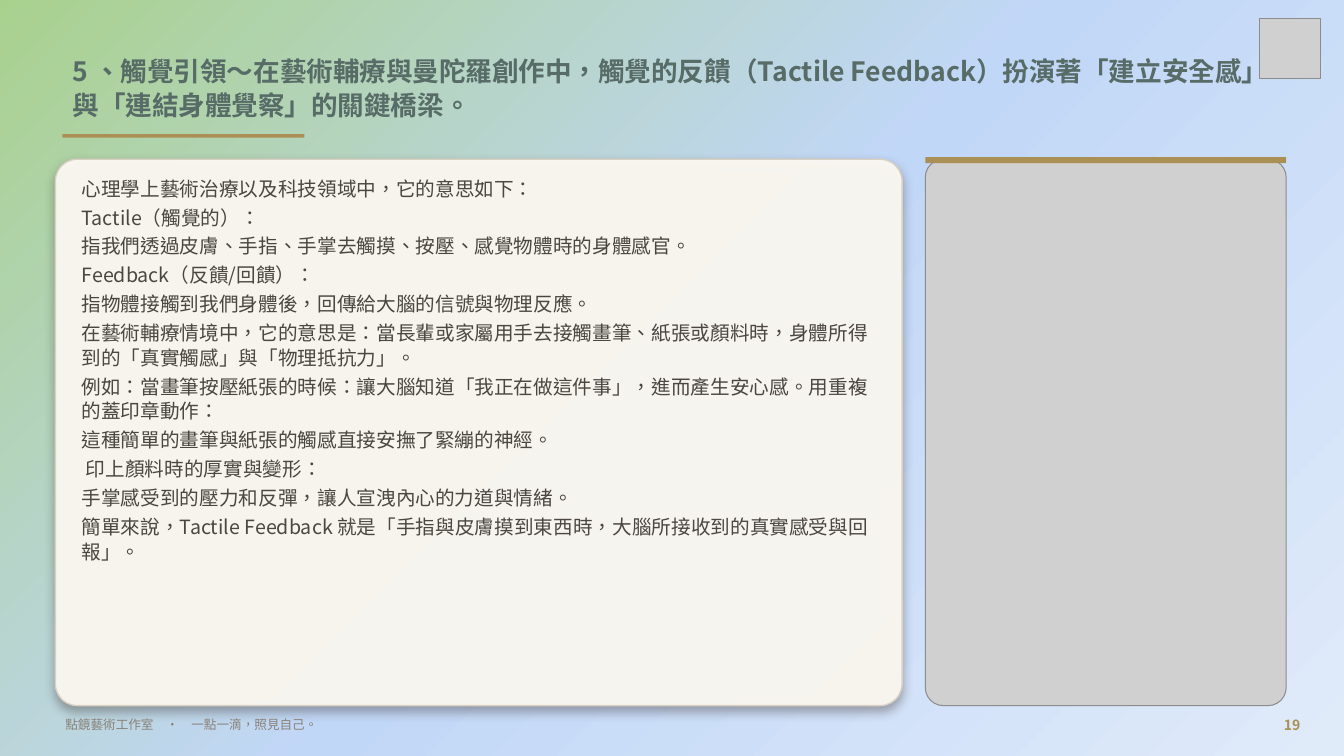
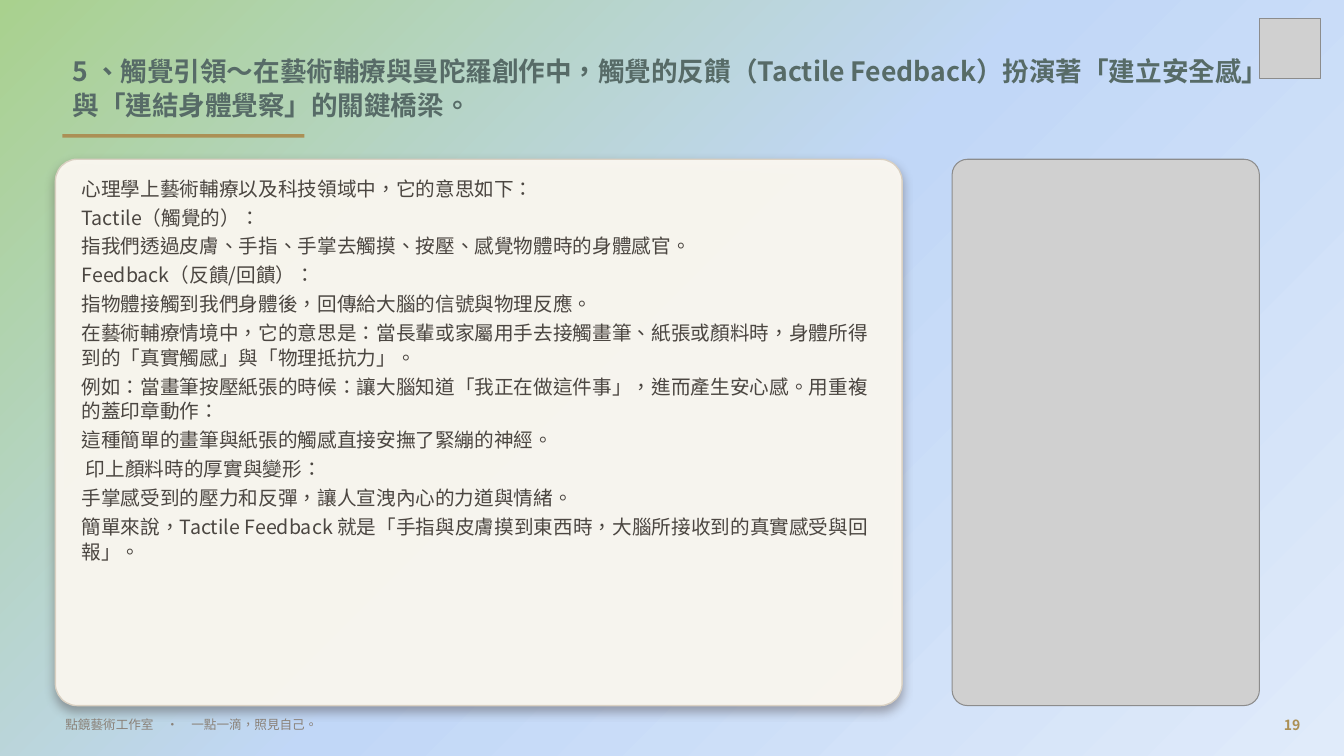
Before and after one commit to serina168/mandala-beginner, a slide deck: slide 19 of 繽紛五感體驗曼陀羅書籤畫_課程大綱.pptx. Drawn at 1344x756 pixels with LibreOffice and Linux fonts; fonts in the diff are those of the drawing; grey boxes stand for pictures; background and template pictures are left out. Boxes give left, top, right and bottom in pixels: in the first picture for what was removed or moved away, otherwise in the second. Text is boxed around its words. In the diff, an @@ line names an element or a change of style, - is before the commit and + after.

```diff
--- a/繽紛五感體驗曼陀羅書籤畫_課程大綱.pptx
+++ b/繽紛五感體驗曼陀羅書籤畫_課程大綱.pptx
@@ text at box(82, 179, 534, 198): text changed @@
-心理學上藝術治療以及科技領域中，它的意思如下：
+心理學上藝術輔療以及科技領域中，它的意思如下：
@@ rectangle removed at box(926, 157, 1287, 163) @@
@@ picture: place and size @@
-picture at box(926, 159, 1287, 706)
+picture at box(953, 159, 1260, 706)
```
Also in this commit, not shown: 16 other slides changed, 1 other file.
